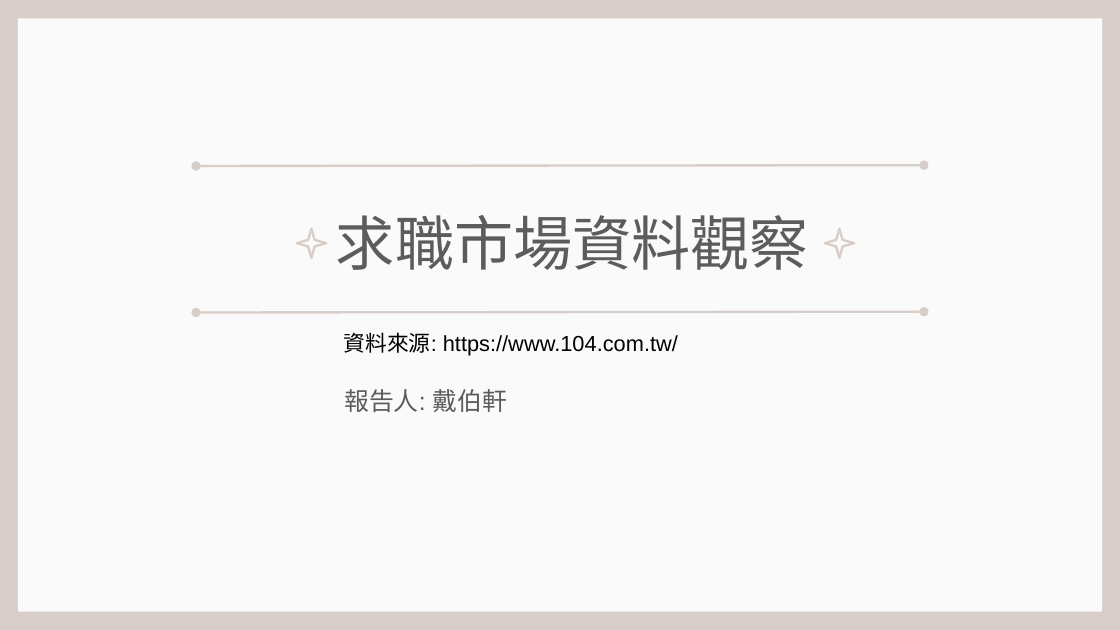
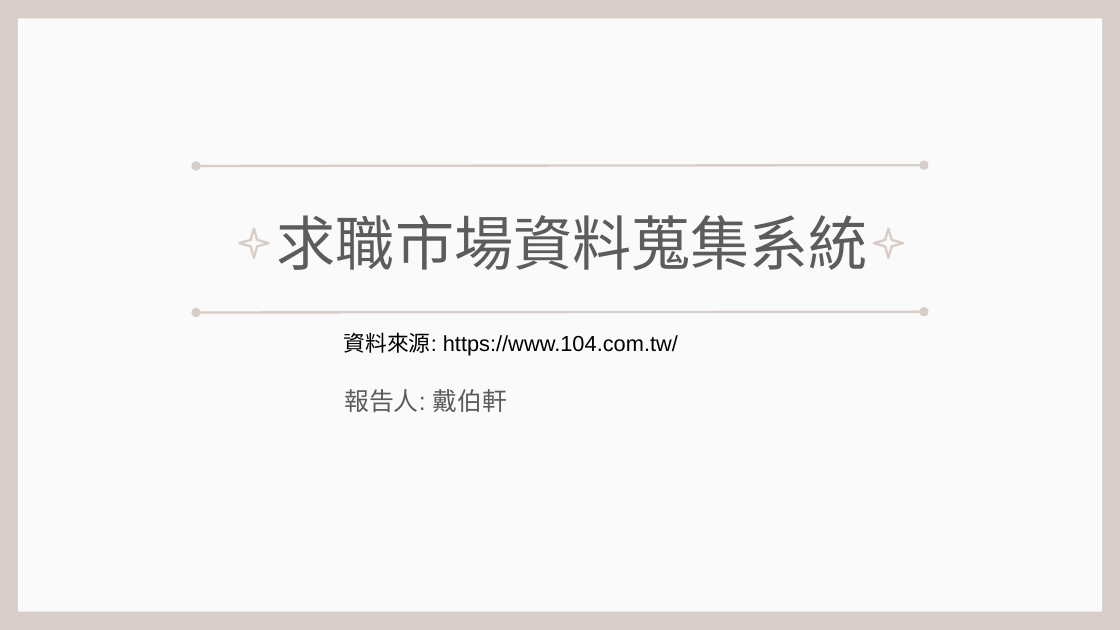
Before and after one commit to kionce57/Taiwan_Job_Market_Analysis, a slide deck: slide 1 of 程式介紹與展示.pptx. Drawn at 1120x630 pixels with LibreOffice and Linux fonts; fonts in the diff are those of the drawing. Boxes give left, top, right and bottom in pixels: in the first picture for what was removed or moved away, otherwise in the second. Text is boxed around its words. In the diff, an @@ line names an element or a change of style, - is before the commit and + after.

```diff
--- a/程式介紹與展示.pptx
+++ b/程式介紹與展示.pptx
@@ star: place and size @@
-star at [297,228,326,258]
+star at [240,228,269,258]
@@ title at [277,215,868,270]: text changed @@
-求職市場資料觀察
+求職市場資料蒐集系統
@@ star: place and size @@
-star at [824,228,853,258]
+star at [874,228,903,258]
```
Also in this commit, not shown: 8 other slides changed.
